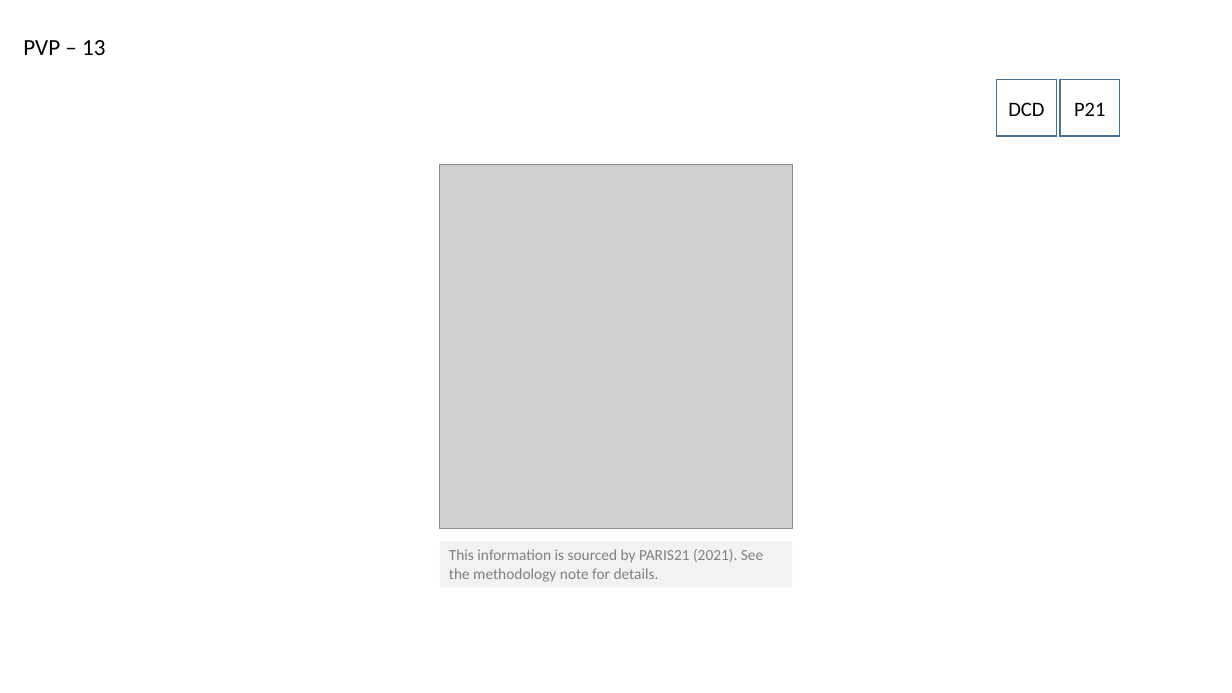
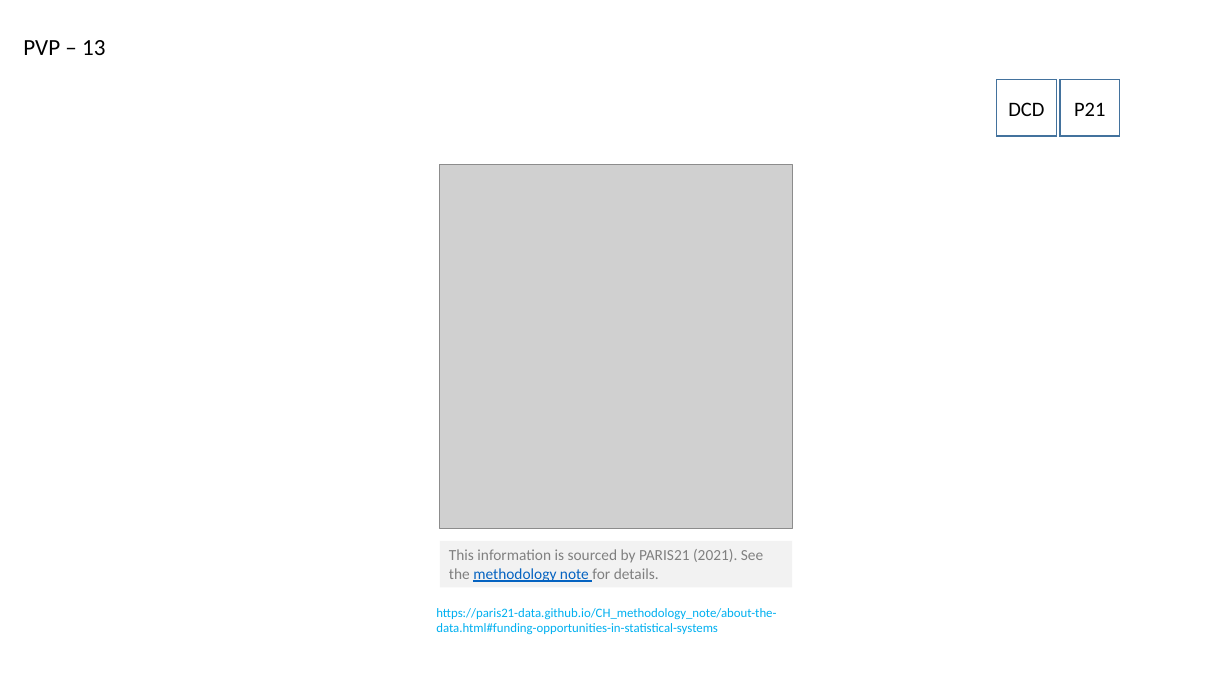
Before and after one commit to tian-y/Norway_factsheet, a slide deck: slide 34 of ChartExplainerAndUnitandSource_links.pptx. Drawn at 1232x693 pixels with LibreOffice and Linux fonts; fonts in the diff are those of the drawing; grey boxes stand for pictures. Boxes give left, top, right and bottom in pixels: in the first picture for what was removed or moved away, otherwise in the second. Text is boxed around its words. In the diff, an @@ line names an element or a change of style, - is before the commit and + after.

```diff
--- a/ChartExplainerAndUnitandSource_links.pptx
+++ b/ChartExplainerAndUnitandSource_links.pptx
@@ rectangle "This information is sourced by ..." at [440, 541, 792, 587]: text colour #808080 to #0563C1, underline on in "methodology note" @@
@@ text added at [436, 608, 776, 635], 10 pt, text #00B0F0 @@
+https://paris21-data.github.io/CH_methodology_note/about-the-data.html#funding-opportunities-in-statistical-systems
```
Also in this commit, not shown: 26 other slides changed, 6 other files.
